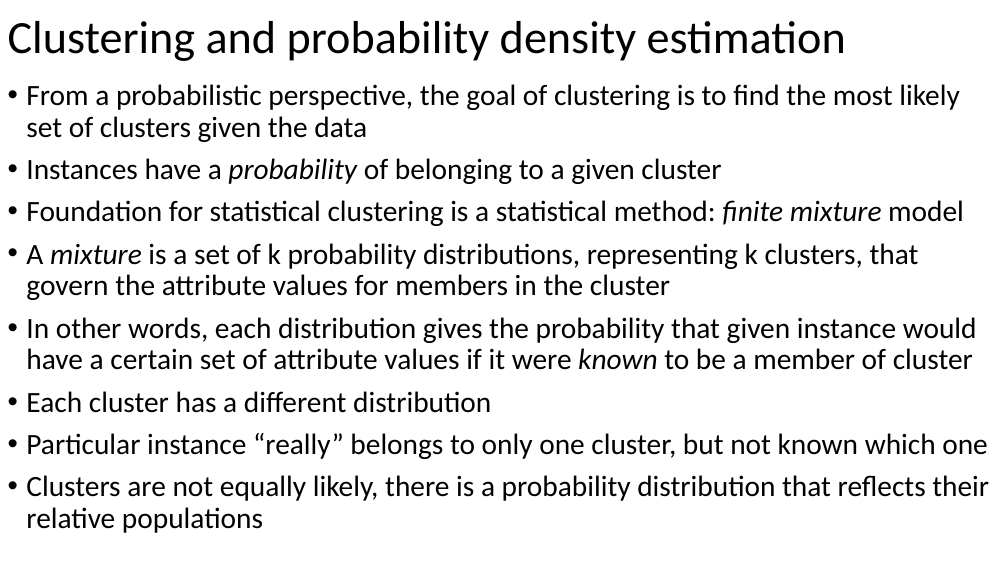
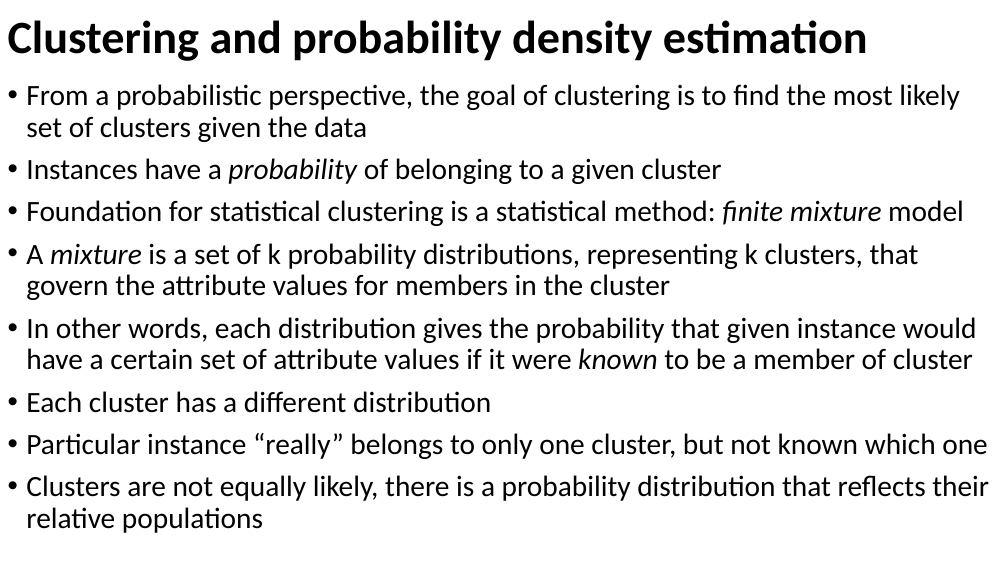
Before and after one commit to russellu/cs405, a slide deck: slide 12 of Lecture_28.pptx (slide 13 before the commit). Drawn at 1008x567 pixels with LibreOffice and Linux fonts; fonts in the diff are those of the drawing. Boxes give left, top, right and bottom in pixels: in the first picture for what was removed or moved away, otherwise in the second. Text is boxed around its words. In the diff, an @@ line names an element or a change of style, - is before the commit and + after.

```diff
--- a/Lecture_28.pptx
+++ b/Lecture_28.pptx
@@ title "Clustering and probability density estimation" at (8,20,868,61): bold on @@
```
Also in this commit, not shown: 6 other slides changed, 1 slide removed, 1 other file.
